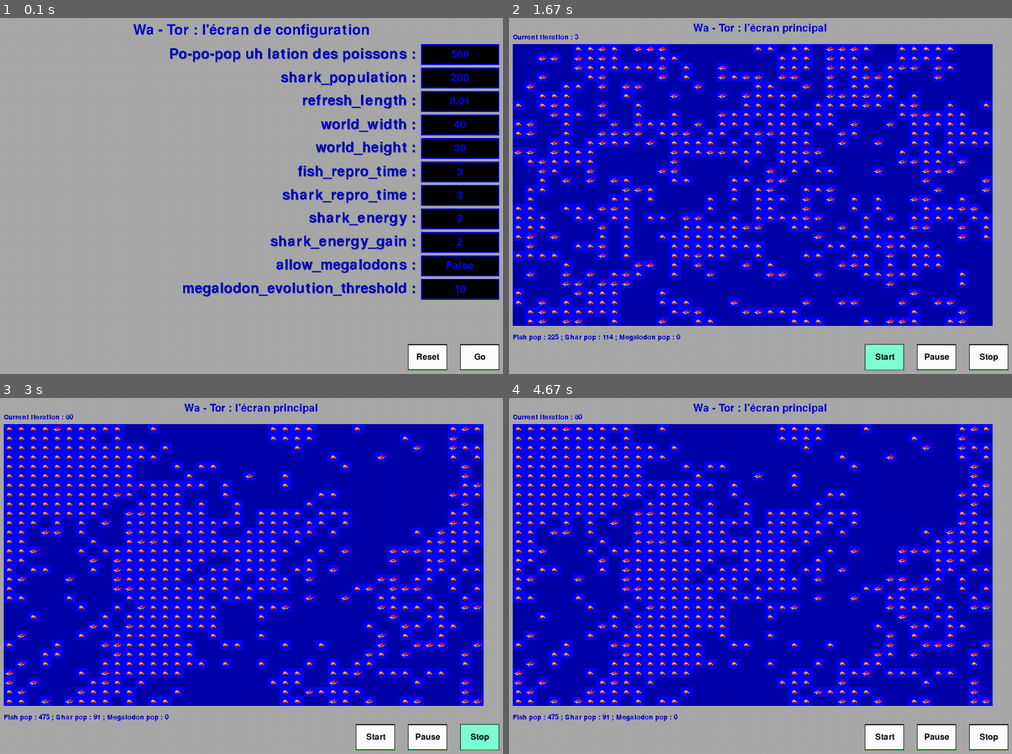
Above: before the commit, frames 1-4 (two rows, left to right).
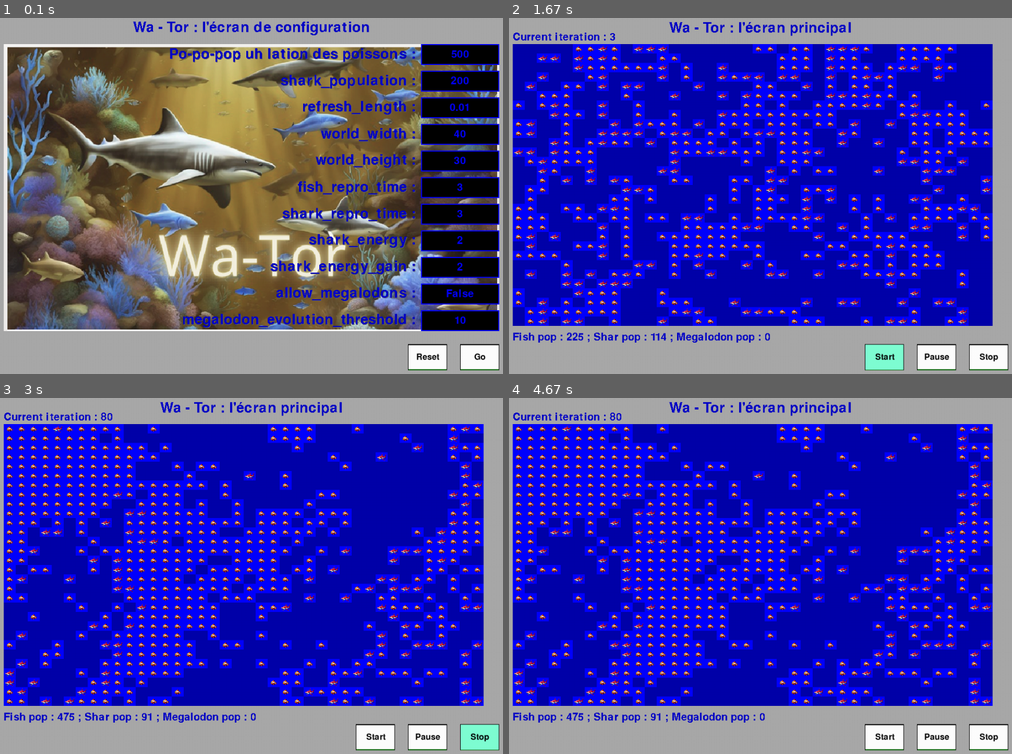
Above: after the commit, the same moments.

Repository: Khadaassi/Simplon_Wa-tor
Game: pygame game, started from main.py
The game is run twice, just before and just after one commit, with the same random seed, the same clock (stepped at 60 frames per second) and the same inputs.
Inputs (mouse positions are in pixels of both pictures, inside the frame that each line leads up to):
- Up to frame 1 (0.1 s): no input
- Up to frame 2 (1.67 s): click (986, 356) at 0.38 s; click (599, 285) at 1.27 s; click (886, 356) at 1.6 s
- Up to frame 3 (3 s): click (125, 508) at 1.93 s; click (477, 736) at 2.93 s
- Up to frame 4 (4.67 s): click (941, 675) at 3.27 s; click (986, 736) at 4.27 s; click (634, 643) at 4.6 s

The runs differ from the first frame. In frame 1, 72% of the frame differs, in the area x 0-100%, y 0-88%; in frame 2, 1.4%; in frame 3, 1.4%; in frame 4, 1.4%.

Commit message:
space between texboxes

Diff:
--- a/watorpygame/ConfigScreen.py
+++ b/watorpygame/ConfigScreen.py
@@ -111,21 +111,23 @@
         screen.fill(self.screen_background_color)
 
         center_x = screen.get_rect().centerx
-        top_y = screen.get_rect().top + 25
+        top_y = screen.get_rect().top
 
         label_writer = UserLabel()
-        label_writer.draw(screen, "Wa - Tor : l'écran de configuration", center_x, top_y, 40, 0)
+        label_writer.draw(screen, "Wa - Tor : l'écran de configuration", center_x, top_y +20, 40, 0)
 
         project_image = self.image_provider.get_image(UserImageKey.PROJECT)
 
-        target_surface = pygame.rect.Rect(
-            border_length,
-            2*border_length,
-            self.window_width - 2 * border_length,
-            self.window_height - 4 * border_length - self.buttons[0].button_rect.height)
+        image_width = self.window_width-2*border_length
+        image_height = self.window_height - 4* border_length - self.buttons[0].button_rect.height
+        surface = pygame.Surface((image_width, image_height))
 
-        project_image.define_dimensions(target_surface.width, target_surface.height)
-        screen.blit(project_image.resized, target_surface.bottomleft)
+        transformed = pygame.transform.scale(project_image.image, (image_width, image_height), surface)
+
+        # project_image.define_dimensions(self.window_width, self.window_height)
+        # converted_rect = project_image.resized.convert()
+
+        screen.blit(transformed, (border_length, 2*border_length) )
 
         #for key, textbox in self.textboxes.items
         #for line_of_data in self.data :
--- a/watorpygame/PlayScreen.py
+++ b/watorpygame/PlayScreen.py
@@ -128,13 +128,13 @@
 
         # put the title
         label_writer = UserLabel()
-        label_writer.draw(screen, "Wa - Tor : l'écran principal", center_x, top_y+20, 30, 0)
+        label_writer.draw(screen, "Wa - Tor : l'écran principal", center_x, top_y+20, 40, 0)
 
         label_writer.draw(screen,
             "Current iteration : {0}".format(self.iterationInfo.current_iteration),
             border_length,
             int(1.5*border_length),
-            20, -1)
+            30, -1)
         label_writer.draw(screen,
             "Fish pop : {0} ; Shar pop : {1} ; Megalodon pop : {2}".format(
                 self.iterationInfo.fish_pop,
@@ -142,7 +142,7 @@
                 self.iterationInfo.megalodon_pop),
             border_length,
             self.window_height - int(1.5*border_length) - self.buttons[0].button_rect.height,
-            20, -1)
+            30, -1)
 
         # RENDER YOUR GAME HERE
         for y_index in range(self.data_height):
--- a/watorpygame/PygameWrapper.py
+++ b/watorpygame/PygameWrapper.py
@@ -189,18 +189,28 @@
         font = pygame.font.Font(None, 30)
 
         textbox_width = 150
-        textbox_heigth = 40
+        textbox_height = 40
+
+        number_of_textboxes = len(config_fields)
+        number_of_spaces = number_of_textboxes -1
+        available_height = self.window_height - 4 * self.border_length - self.button_height
+
+        total_space = available_height - textbox_height * number_of_textboxes
+        single_space = int(float(total_space)/number_of_spaces)
+
         textbox_pos_x = self.window_width - self.border_length - textbox_width
         textbox_pos_y = 2 * self.border_length
+
+
         for fied_key, field_value in config_fields.items() :
             textbox = UserTextBox(fied_key,
                 textbox_pos_x, textbox_pos_y,
-                textbox_width, textbox_heigth,
+                textbox_width, textbox_height,
                 font,
                 str(field_value),
                 cf.get_validation_function(fied_key))
             self.textboxes.append(textbox)
-            textbox_pos_y += textbox_heigth + 5
+            textbox_pos_y += textbox_height + single_space
 
     #__________________________________________________________________________
     #
